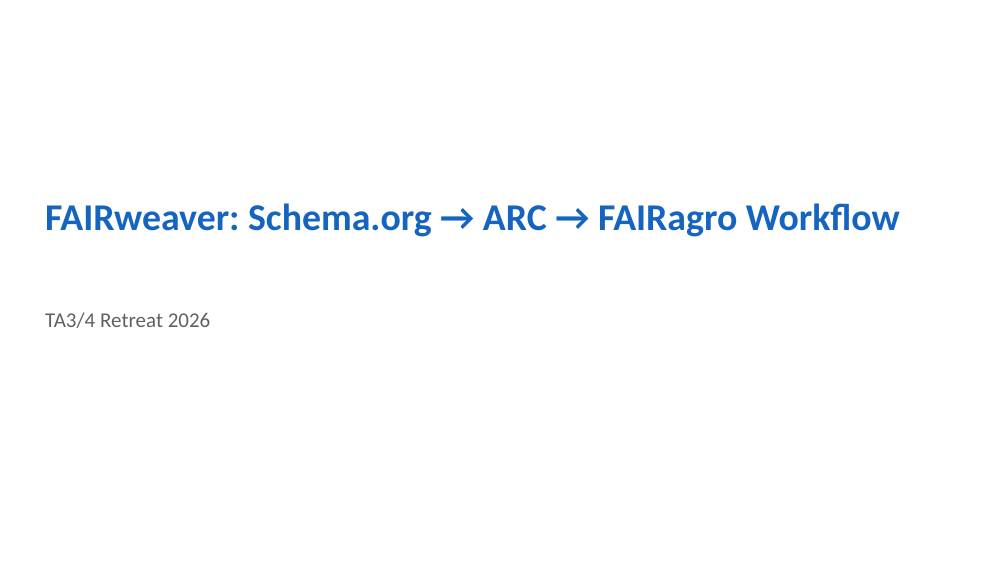
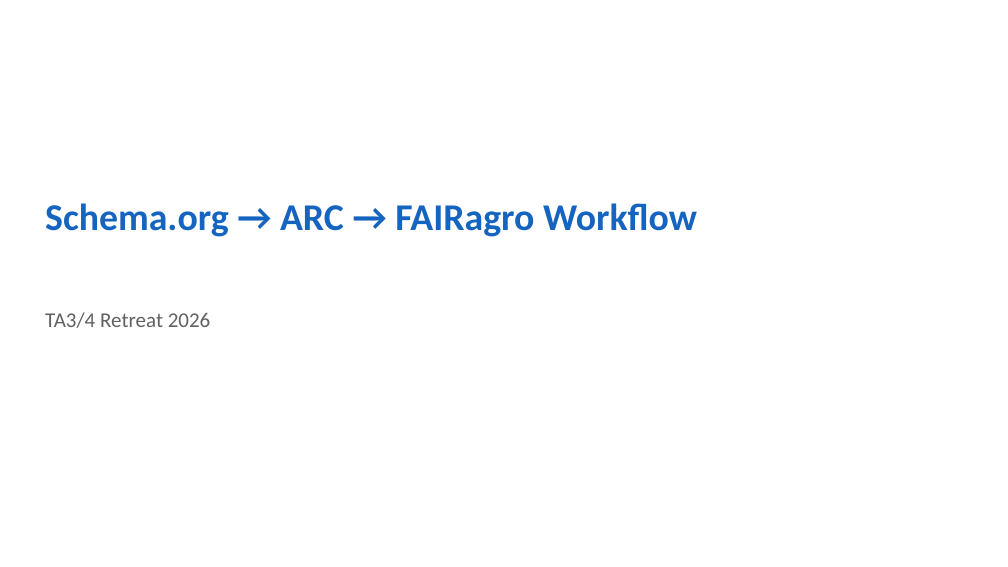
Before and after one commit to jorgitogb/fairweaver, a slide deck: slide 1 of docs/slides/fairst-workflow-slides-editable.pptx. Drawn at 1008x567 pixels with LibreOffice and Linux fonts; fonts in the diff are those of the drawing. Boxes give left, top, right and bottom in pixels: in the first picture for what was removed or moved away, otherwise in the second. Text is boxed around its words. In the diff, an @@ line names an element or a change of style, - is before the commit and + after.

```diff
--- a/docs/slides/fairst-workflow-slides-editable.pptx
+++ b/docs/slides/fairst-workflow-slides-editable.pptx
@@ text at [45, 203, 697, 237]: text changed @@
-FAIRweaver: Schema.org → ARC → FAIRagro Workflow
+Schema.org → ARC → FAIRagro Workflow
```
Also in this commit, not shown: 5 other slides changed, 3 slides removed, 6 other files.
